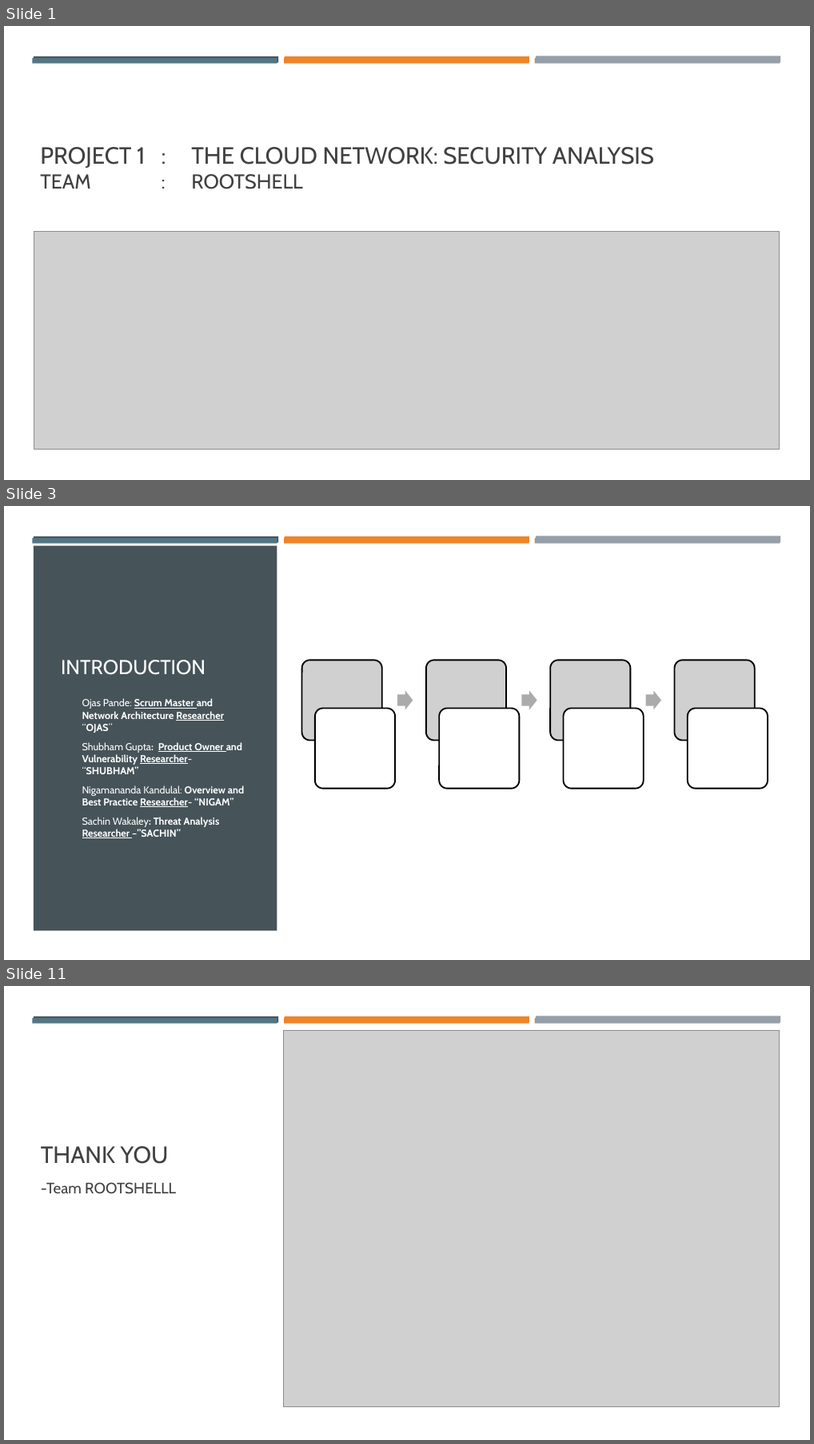
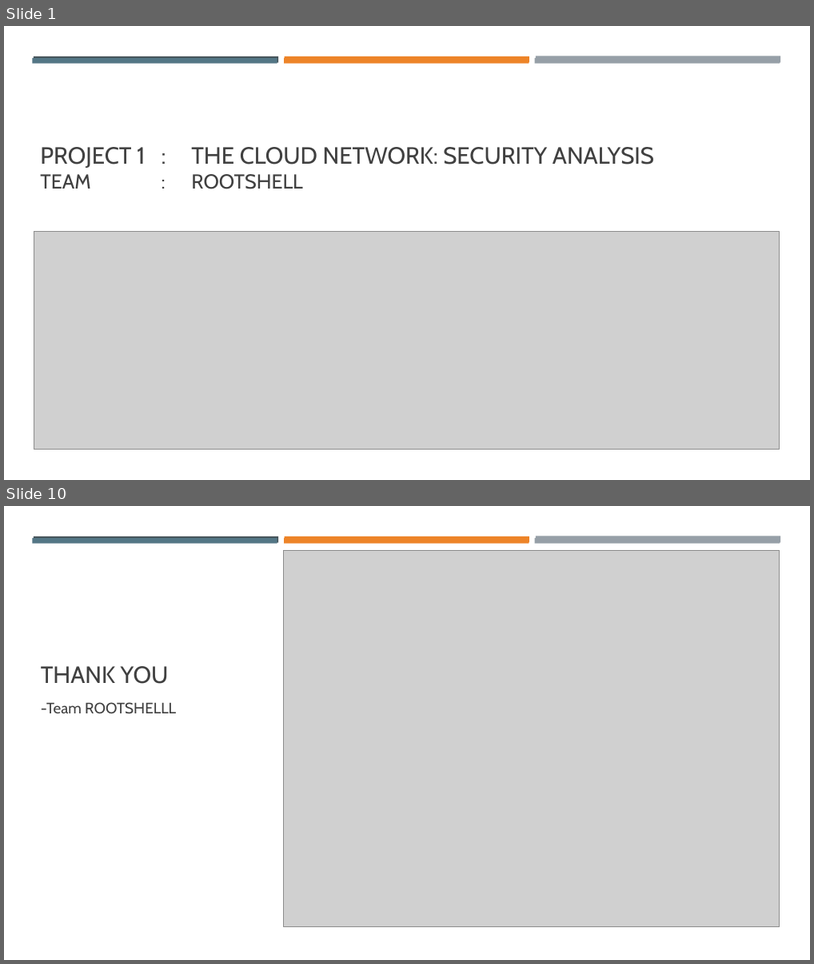
Before and after one commit to opandey1/Group6-Cloud-Network-Assessment, a slide deck: presentation/Cloud Network Security Threat Analysis.pptx. Shown one above the other, each under a label of ours: slides 1, 3 and 11 before the commit, slides 1 and 10 after it; the slides between them are not shown. The pictures are 814x1444 and 814x964 pixels, drawn with LibreOffice and Linux fonts; fonts in the diff are those of the drawing; grey boxes stand for pictures. Boxes give left, top, right and bottom in pixels: in the first picture for what was removed or moved away, otherwise in the second. Text is boxed around its words. In the diff, an @@ line names an element or a change of style, - is before the commit and + after.

```diff
--- a/presentation/Cloud Network Security Threat Analysis.pptx
+++ b/presentation/Cloud Network Security Threat Analysis.pptx
@@ slide 3 removed at (4,506,810,960), background #FFFFFF; not listed: 6 template elements that a slide beside it also shows @@
@@ rectangle removed at (34,546,278,931) @@
@@ title removed at (61,660,206,675) @@
-INTRODUCTION
@@ text removed at (82,698,244,838) @@
-Ojas Pande: Scrum Master and Network Architecture Researcher “OJAS”
-Shubham Gupta: Product Owner and Vulnerability Researcher- “SHUBHAM”
-Nigamananda Kandulal: Overview and Best Practice Researcher- “NIGAM”
-Sachin Wakaley: Threat Analysis Researcher –”SACHIN”
@@ group removed at (302,660,769,788): 4 pictures, 4 rounded rectangles, 3 right arrows @@
@@ what was slide 11 is now slide 10 @@
```
Also in this commit, not shown: 7 slides changed, 1 slide added, 1 other slide removed.
